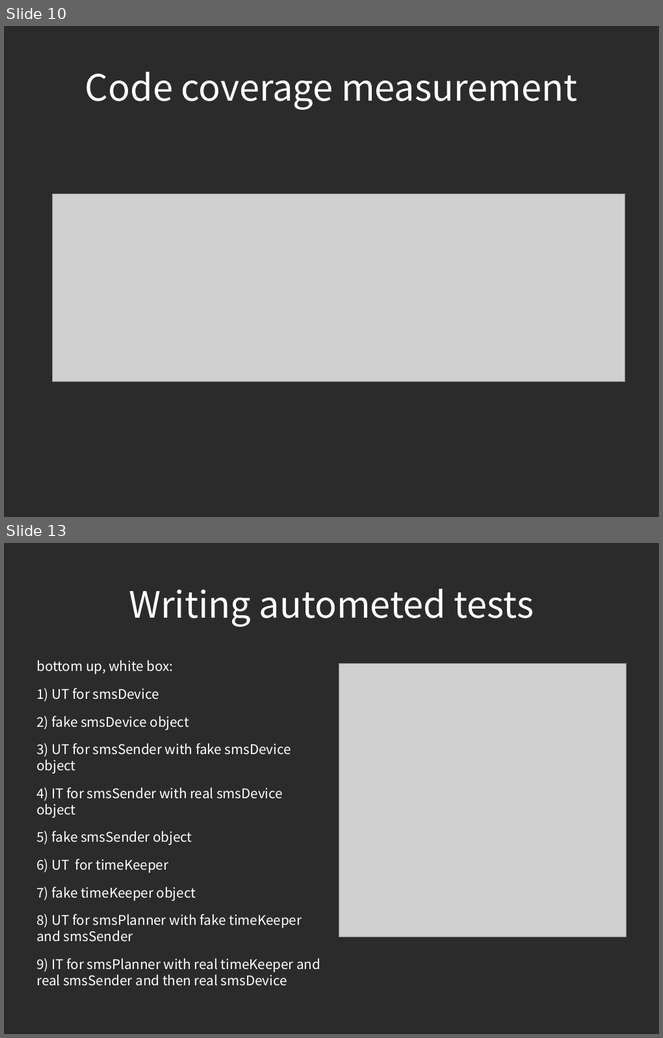
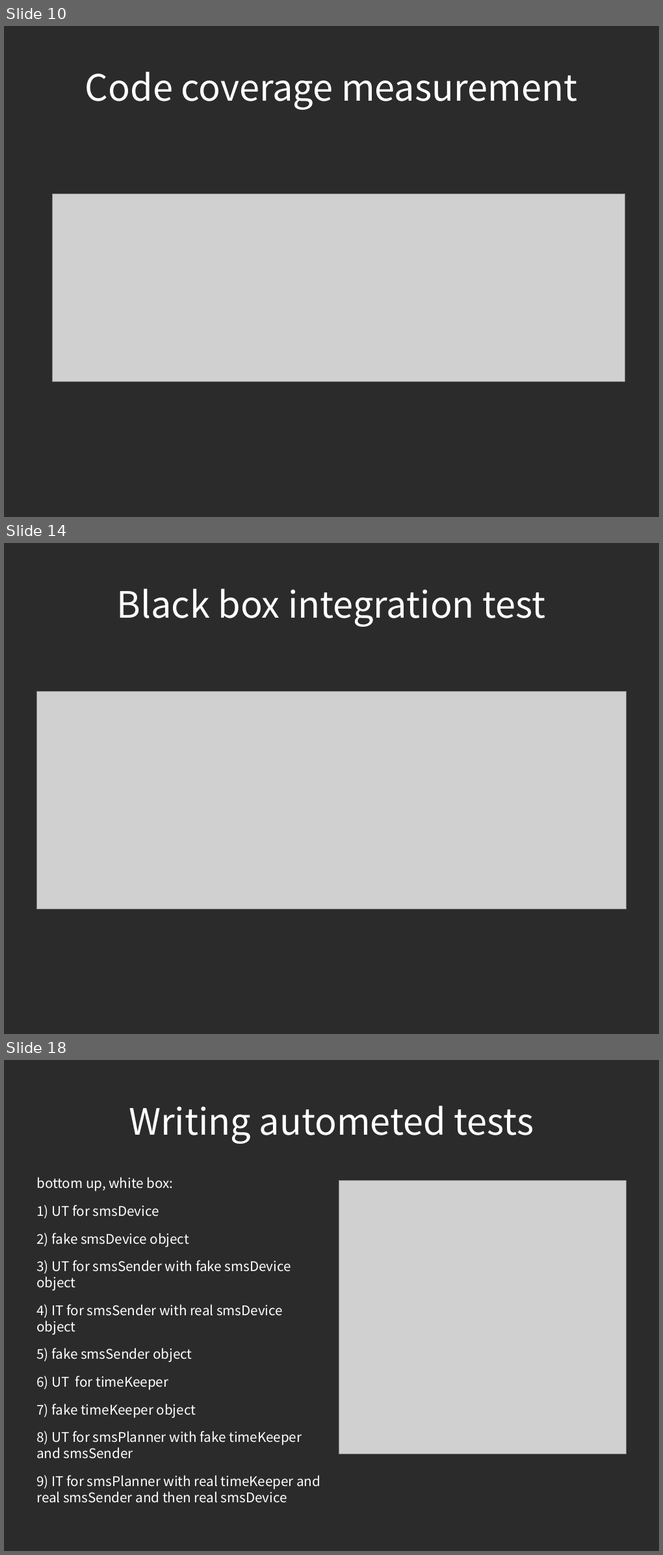
Before and after one commit to piotrek24061988/AutomaticTesting, a slide deck: module1/doc/AutomatedTesting.odp. Shown one above the other, each under a label of ours: slides 10 and 13 before the commit, slides 10, 14 and 18 after it; the slides between them are not shown. The pictures are 663x1038 and 663x1555 pixels, drawn with LibreOffice and Linux fonts; fonts in the diff are those of the drawing; grey boxes stand for pictures; background and template pictures are left out; a plain dark background stands for a picture behind light text. Boxes give left, top, right and bottom in pixels: in the first picture for what was removed or moved away, otherwise in the second. Text is boxed around its words. In the diff, an @@ line names an element or a change of style, - is before the commit and + after.

Commit message:
presentation update black box / white box / ut / it

```diff
--- a/module1/doc/AutomatedTesting.odp
+++ b/module1/doc/AutomatedTesting.odp
@@ slide 14 added at (4,543,659,1034), background picture (left out) @@
@@ title added at (117,589,545,627), 44 pt, text #FFFFFF @@
+Black box integration test
@@ picture added at (36,692,627,910) @@
@@ what was slide 13 is now slide 18 @@
```
Also in this commit, not shown: 2 slides changed, 5 other slides added.
